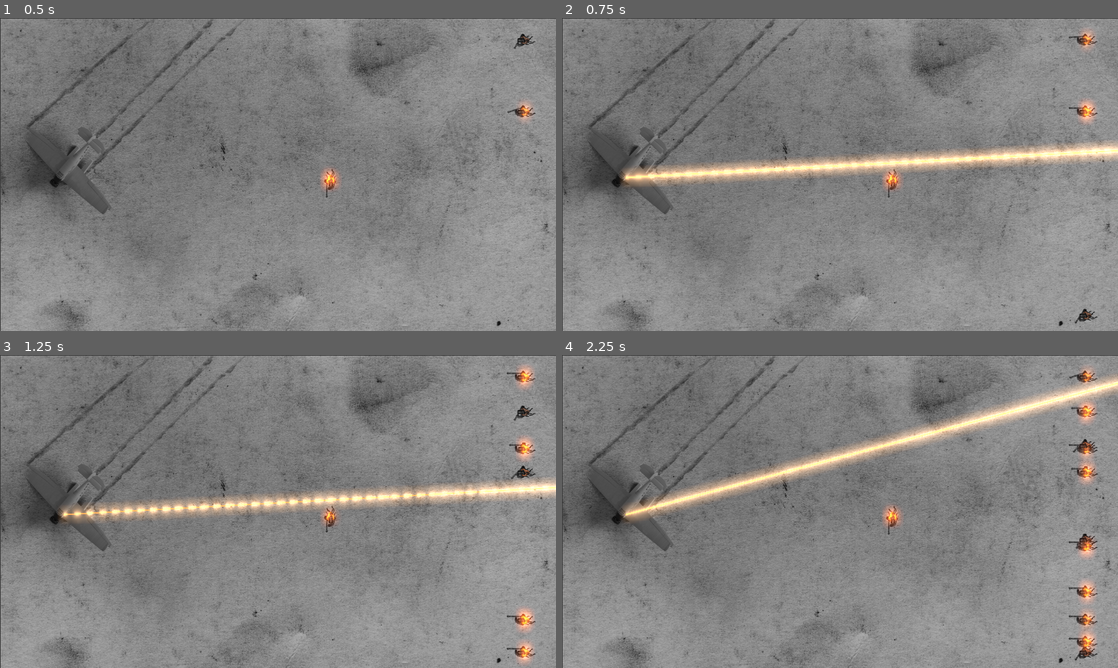
Above: before the commit, frames 1-4 (two rows, left to right).
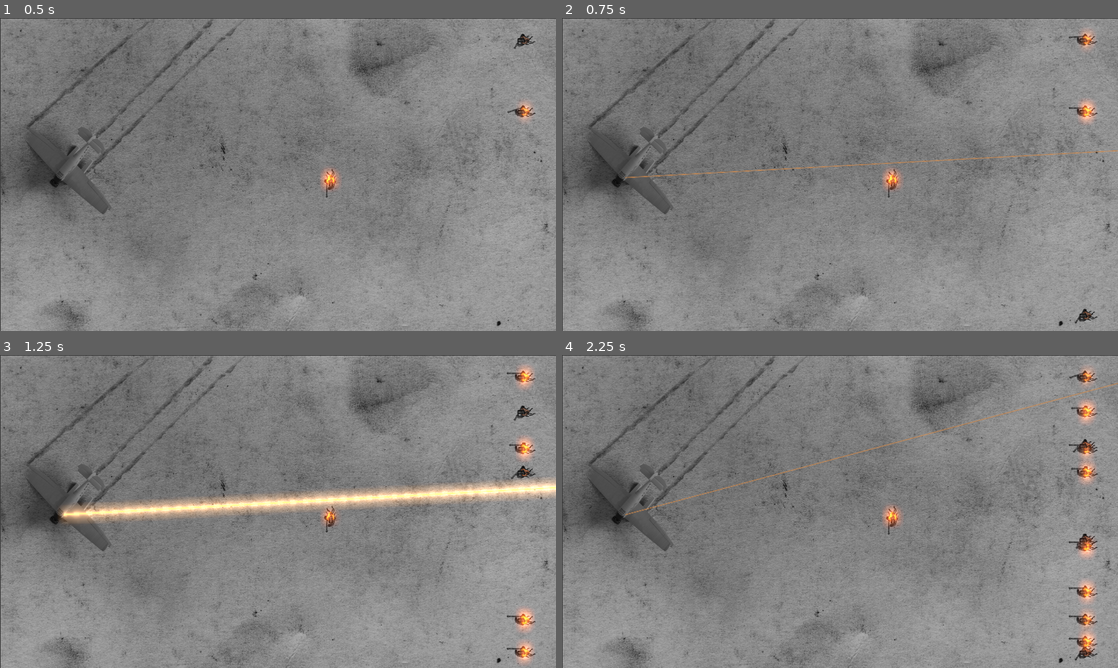
Above: after the commit, the same moments.

Repository: YuriNikolai/StrangeWinds
Game: Godot game, scene res://scripts/main.tscn
The game is run twice, just before and just after one commit, with the same random seed, the same clock (stepped at 60 frames per second) and the same inputs.
Inputs (mouse positions are in pixels of both pictures, inside the frame that each line leads up to):
- Up to frame 1 (0.5 s): no input
- Up to frame 2 (0.75 s): move the mouse to (962, 158) at 0.52 s; press the mouse at (962, 158) at 0.53 s
- Up to frame 3 (1.25 s): no input
- Up to frame 4 (2.25 s): move the mouse to (728, 527) at 1.27 s; release the mouse at (728, 527) at 1.28 s; click (728, 527) at 1.35 s; move the mouse to (895, 442) at 2.02 s; press the mouse at (895, 442) at 2.03 s

Frame 1 is identical in both runs. In frame 2, 5.3% of the frame differs, in the area x 10-100%, y 39-54%; in frame 3, 0.8%; in frame 4, 5.3%.

Commit message:
hitscanning

Diff:
--- a/enemies/artilect.tscn
+++ b/enemies/artilect.tscn
@@ -5,8 +5,8 @@
 [ext_resource path="res://gfx/artilect-light.png" type="Texture" id=3]
 
 [sub_resource type="CapsuleShape2D" id=34]
-radius = 13.1
-height = 16.154
+radius = 18.0
+height = 8.00001
 
 [sub_resource type="Animation" id=35]
 length = 0.1
@@ -99,7 +99,7 @@
 script = ExtResource( 2 )
 
 [node name="CollisionShape2D" type="CollisionShape2D" parent="."]
-position = Vector2( -5.177, -5.1 )
+position = Vector2( -3, -6 )
 rotation = 1.5708
 z_index = 2
 z_as_relative = false
--- a/scripts/Weapon.gd
+++ b/scripts/Weapon.gd
@@ -1,21 +1,23 @@
 extends Node2D
 
 # in rounds per second
-export var rof : float = 1.0
+export var rof : float
 
-export var damage : float = 1.0
-export var is_hitscan : bool = true
-export var muzzle_vel : int = 1300
+export var damage : float
+export var is_hitscan : bool
+export var muzzle_vel : int
+export var penetrates : bool
+export var max_pen : int
 export(PackedScene) var projectile
 
 onready var tween = get_parent().get_node("Tween")
+onready var raycast = get_parent().get_node("RayCast2D")
 var can_fire : bool = true
 
 func fire():
 	if !is_hitscan:
 		can_fire = false
 		var projectile_instance = projectile.instance()
-		print("flare")
 		projectile_instance.position = get_global_position()
 		projectile_instance.rotation = get_parent().rotation
 		projectile_instance.apply_impulse(Vector2(), Vector2(muzzle_vel, 0).rotated(get_parent().rotation))
@@ -24,31 +26,61 @@
 		can_fire = true
 	else:
 		can_fire = false
-		print("hitscan")
-
 		# I   AM  the   SON   of   GOD.
 		var line = Line2D.new()
 		var point_0 = get_parent().get_global_position()
 		var point_1 = get_global_mouse_position()
+		line.add_point(point_0)
 
-		#nothing to see here, this is all good code
-		var point_2 = (Vector2(point_1.x*2, point_1.y*2)-point_0)
-		var point_3 = (Vector2(point_2.x*2, point_2.y*2)-point_0)
-		var point_4 = (Vector2(point_3.x*2, point_3.y*2)-point_0)
-		line.add_point(point_0)
-		line.add_point(point_4)
+		if raycast.is_colliding():
+			if penetrates:   #Penetrating shot. If last element of multi_scan is 0,0, has penetrated less than the max and will continue into the distance. Else, will stop on the last collider.
+				var scan = multi_scan()
+				if scan[-1] == Vector2(0, 0):
+					while point_1.x < 2000:
+						point_1 = (Vector2(point_1.x*2, point_1.y*2)-point_0)
+					line.add_point(point_1)
+				else:
+					line.add_point(multi_scan()[-1])
+				for i in range(0, len(scan)-1):
+					scan[i].hit(damage)
+			else:            #Stopping shot. Will stop on the first collider.
+				line.add_point(raycast.get_collision_point())
+				raycast.get_collider().hit(damage)
+		else:                #Loose shot. Has not collided.
+			while point_1.x < 2000:
+				point_1 = (Vector2(point_1.x*2, point_1.y*2)-point_0)
+			line.add_point(point_1)
 
-		line.begin_cap_mode = 2
+		line.begin_cap_mode = 2   #Rounded start
+		line.end_cap_mode = 2     #Rounded end
 		line.antialiased = true
-		line.default_color = Color(0.91, 0.6, 0.33, 1)
+		line.default_color = Color(0.91, 0.6, 0.33, 1) #Orange
 		line.width = 3
-		line.modulate = Color(1.2, 1.2, 1.2, 1);
+		line.modulate = Color(1.2, 1.2, 1.2, 1);  #Glowing
 		line.z_index = 1
 		get_tree().get_root().add_child(line)
-
 		tween.interpolate_property(line, "default_color", line.default_color, Color(line.default_color.r, line.default_color.g, line.default_color.b, 0), 0.3, Tween.TRANS_LINEAR, Tween.EASE_IN, 0)
 		tween.start()
+		yield(get_tree().create_timer(1/rof), "timeout")
+		can_fire = true
 
 
-		yield(get_tree().create_timer(0.1), "timeout")
-		can_fire = true
+func multi_scan(): #Scans all colliders, up to max_pen. Returns an array with all colliders.
+				   #Last element of array is the last collision point. If colliding with less than max_pen, last element will be 0,0.
+	var colliders = []
+	for i in range(0, max_pen):
+		if raycast.get_collider() == null:
+			break
+		else:
+			var curr_collider = raycast.get_collider()
+			colliders.append(curr_collider)
+			print(curr_collider)
+			raycast.add_exception(curr_collider)
+			raycast.force_raycast_update()
+	if len(colliders) > 0 and len(colliders) < max_pen:
+		colliders.append(Vector2(0, 0))
+	else:
+		colliders.append(raycast.get_collision_point())
+	raycast.clear_exceptions()
+	print(colliders)
+	return colliders
--- a/scripts/artilect.gd
+++ b/scripts/artilect.gd
@@ -1,4 +1,6 @@
 extends KinematicBody2D
+
+export var hp : float
 
 enum {
 	ADVANCING,
@@ -28,3 +30,6 @@
 
 func generate_path():
 	pass
+
+func hit(dmg):
+	hp -= dmg
--- a/scripts/main.tscn
+++ b/scripts/main.tscn
@@ -55,6 +55,7 @@
 
 [node name="Artilect" parent="." instance=ExtResource( 10 )]
 position = Vector2( 1145, 570 )
+hp = 5.0
 
 [node name="Player" type="Node2D" parent="."]
 position = Vector2( 220, 551 )
@@ -67,9 +68,20 @@
 
 [node name="Weapon" type="Node2D" parent="Player"]
 script = ExtResource( 5 )
+rof = 3.0
+damage = 1.0
+is_hitscan = true
+muzzle_vel = 1300
+penetrates = true
+max_pen = 3
 projectile = ExtResource( 9 )
 
 [node name="Tween" type="Tween" parent="Player"]
+
+[node name="RayCast2D" type="RayCast2D" parent="Player"]
+rotation = -1.5708
+enabled = true
+cast_to = Vector2( 0, 2000 )
 
 [node name="Area2D" type="Area2D" parent="."]
 visible = false
